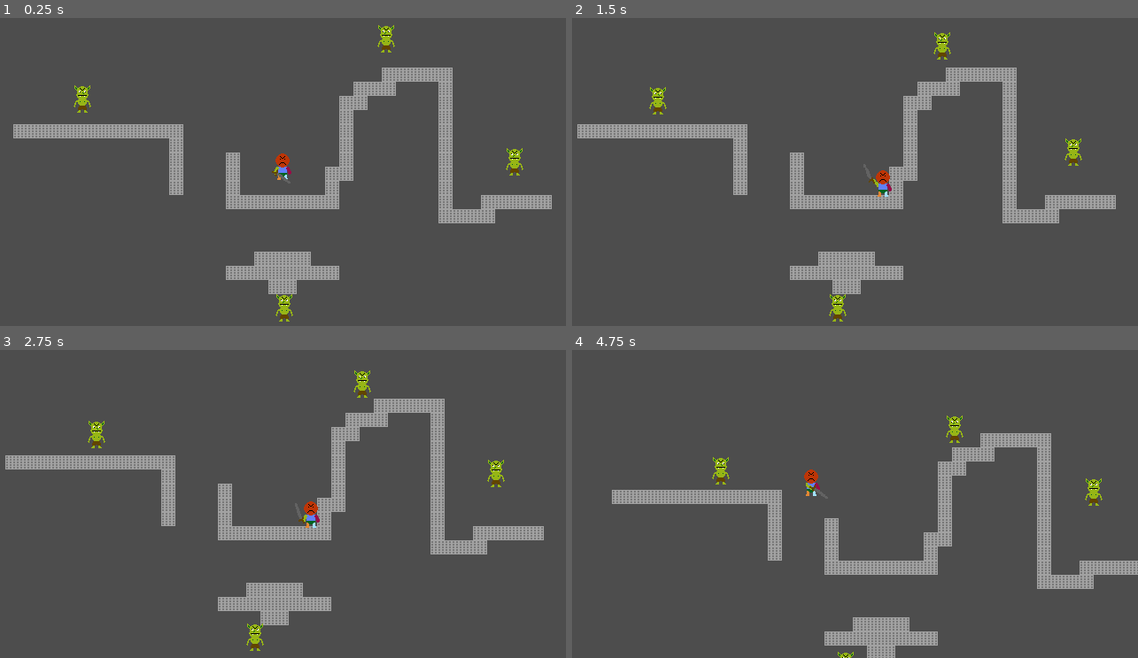
Above: before the commit, frames 1-4 (two rows, left to right).
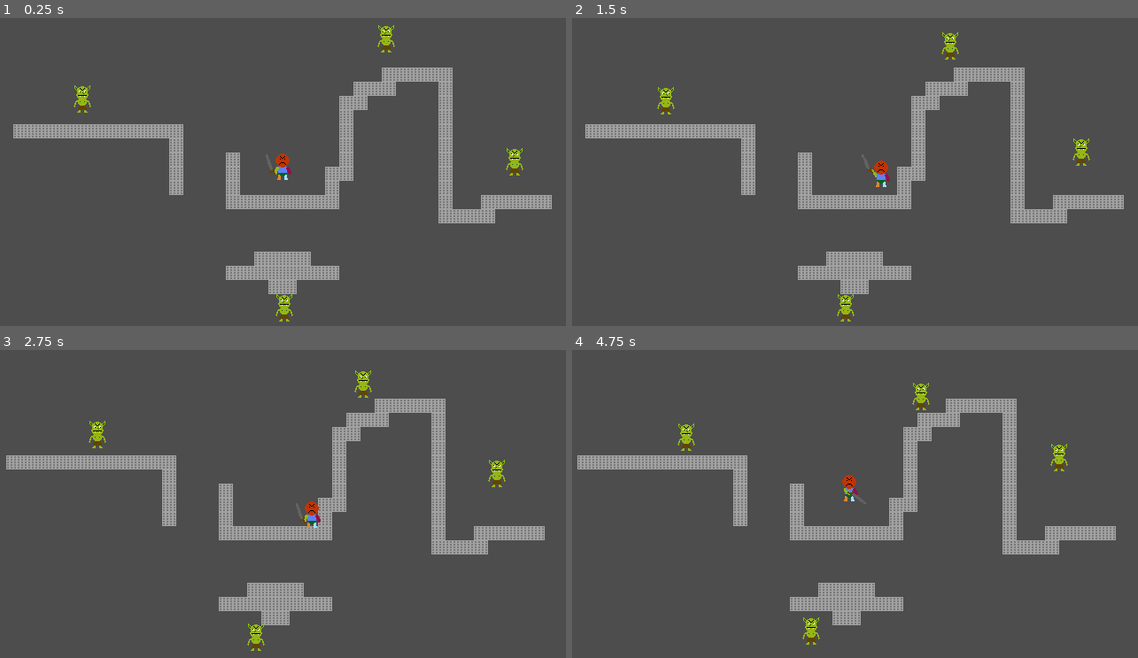
Above: after the commit, the same moments.

Repository: BrandonManuel/dungeon-crawl
Game: Godot game, scene res://Assets/Scenes/game.tscn
Two runs of this game, one before a commit and one after it. Both use one fixed random seed, a clock stepped at 60 frames per second and the inputs below.
Inputs (mouse positions are in pixels of both pictures, inside the frame that each line leads up to):
- Up to frame 1 (0.25 s): no input
- Up to frame 2 (1.5 s): move the mouse to (979, 150) at 0.52 s; hold D (move_right) 0.53-1.28 s; click (979, 150) at 0.6 s; move the mouse to (741, 181) at 1.27 s; hold S (move_down) from 1.28 s (still down); click (741, 181) at 1.35 s
- Up to frame 3 (2.75 s): move the mouse to (339, 430) at 2.02 s; release S (move_down) at 2.03 s; hold D (move_right) from 2.03 s (still down); click (339, 430) at 2.1 s
- Up to frame 4 (4.75 s): move the mouse to (826, 562) at 2.77 s; release D (move_right) at 2.78 s; hold W (move_up) 2.78-3.53 s; click (826, 562) at 2.85 s; move the mouse to (1024, 547) at 3.52 s; hold A (move_left) from 3.53 s (still down); click (1024, 547) at 3.6 s; move the mouse to (685, 451) at 4.27 s; click (685, 451) at 4.35 s

The runs differ from the first frame. In frame 1, less than 0.1% of the frame differs, in the area x 47-51%, y 48-53%; in frame 2, 7.5%; in frame 3, 3.5%; in frame 4, 18%, in the area x 0-100%, y 10-100%.

Commit message:
Removed ability for player to move while attacking. Fixed hand rotation in RESET track

Diff:
--- a/Assets/Scenes/player.tscn
+++ b/Assets/Scenes/player.tscn
@@ -29,7 +29,7 @@
 "times": PackedFloat32Array(0),
 "transitions": PackedFloat32Array(1),
 "update": 0,
-"values": [Vector2(-9, 7)]
+"values": [Vector2(-10, 6)]
 }
 tracks/2/type = "value"
 tracks/2/imported = false
@@ -41,7 +41,7 @@
 "times": PackedFloat32Array(0),
 "transitions": PackedFloat32Array(1),
 "update": 0,
-"values": [2.5384161]
+"values": [0.0]
 }
 tracks/3/type = "value"
 tracks/3/imported = false
@@ -749,10 +749,11 @@
 script = ExtResource("3_23lac")
 
 [node name="Hand" type="Marker2D" parent="." unique_id=859126678]
-position = Vector2(-9, 7)
-rotation = 2.5384161
+position = Vector2(-10, 6)
 
 [node name="Sword" parent="Hand" unique_id=1478424939 instance=ExtResource("4_t1xgp")]
 position = Vector2(-0.56726074, 0.8235378)
 
+[connection signal="animation_finished" from="Visual/AnimationPlayer" to="." method="_on_animation_player_animation_finished"]
+
 [editable path="Hand/Sword"]
--- a/Assets/Scripts/player.gd
+++ b/Assets/Scripts/player.gd
@@ -10,8 +10,7 @@
 
 const SPEED = 100.0
 
-var weapon_starting_position: Vector2
-var weapon_starting_rotation: float
+var movement_enabled: bool = true
 
 func _ready() -> void:
 	var held = hand.get_children()
@@ -25,6 +24,9 @@
 		animation_player.play("idle")
 
 func _physics_process(delta: float) -> void:
+	if not movement_enabled:
+		return
+
 	var direction := Input.get_vector("move_left", "move_right", "move_up", "move_down")
 	handle_movement(delta, direction)
 	handle_attack(last_held_direction)
@@ -42,6 +44,7 @@
 func handle_attack(direction: Vector2) -> void:
 	var attack := Input.is_action_just_pressed("attack")
 	if weapon != null and attack and not (animation_player.is_playing() and animation_player.current_animation.contains("attack")):
+		movement_enabled = false
 		if direction.x == 0:
 			if direction.y >= 0:
 				animation_player.play("attack_down")
@@ -68,3 +71,7 @@
 	for animation in animation_player.get_animation_list():
 		if animation.contains('attack'):
 			animation_player.get_animation(animation).length = animation_player.get_animation(animation).length + attack_delay
+
+func _on_animation_player_animation_finished(anim_name: StringName) -> void:
+	if anim_name.contains("attack"):
+		movement_enabled = true
